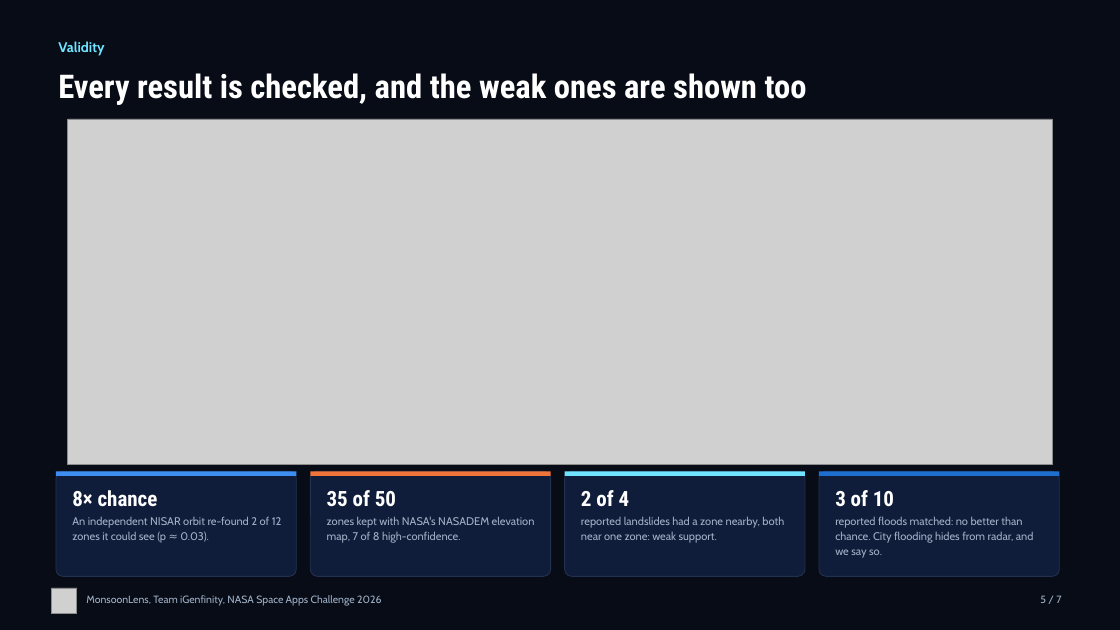
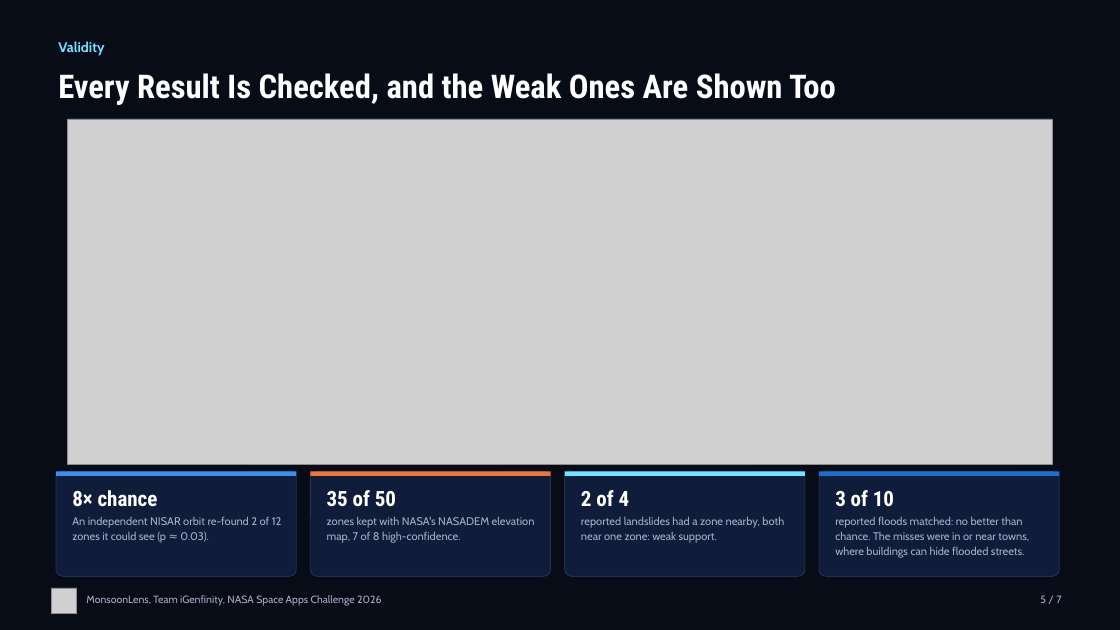
Before and after one commit to AyushSinghNegi/dancing-with-the-sars, a slide deck: slide 5 of deliverables/deck/MonsoonLens_Deck.pptx. Drawn at 1120x630 pixels with LibreOffice and Linux fonts; fonts in the diff are those of the drawing; grey boxes stand for pictures. Boxes give left, top, right and bottom in pixels: in the first picture for what was removed or moved away, otherwise in the second. Text is boxed around its words. In the diff, an @@ line names an element or a change of style, - is before the commit and + after.

```diff
--- a/deliverables/deck/MonsoonLens_Deck.pptx
+++ b/deliverables/deck/MonsoonLens_Deck.pptx
@@ text at bbox=[58, 73, 836, 105]: text changed @@
-Every result is checked, and the weak ones are shown too
+Every Result Is Checked, and the Weak Ones Are Shown Too
@@ text at bbox=[835, 516, 1029, 558]: text changed @@
-reported floods matched: no better than chance. City flooding hides from radar, and we say so.
+reported floods matched: no better than chance. The misses were in or near towns, where buildings can hide flooded streets.
```
Also in this commit, not shown: 6 other slides changed, 8 other files.
